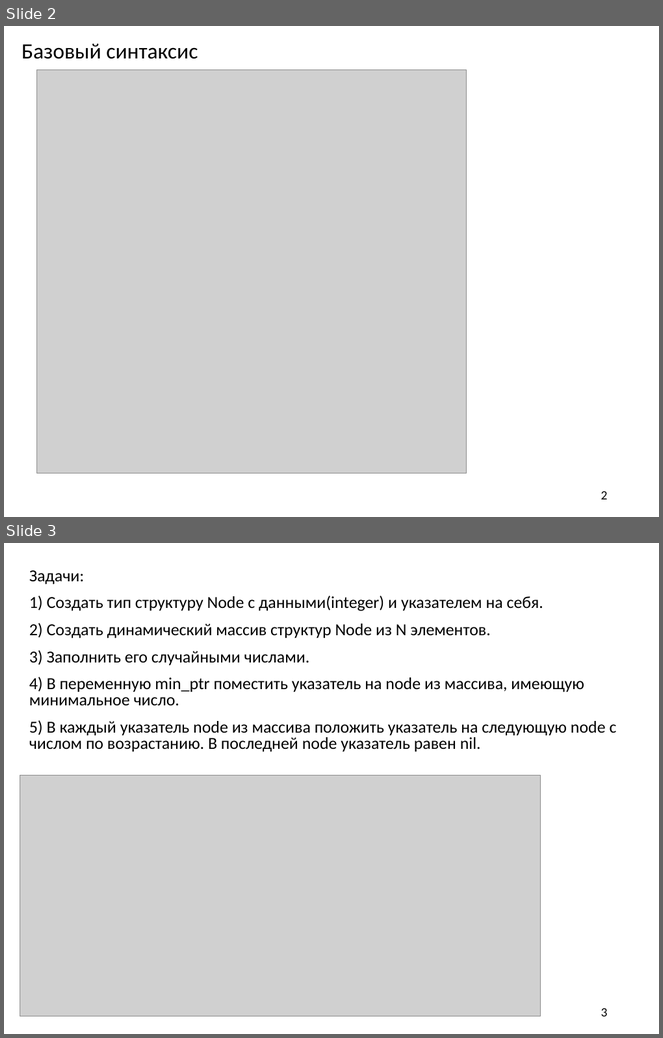
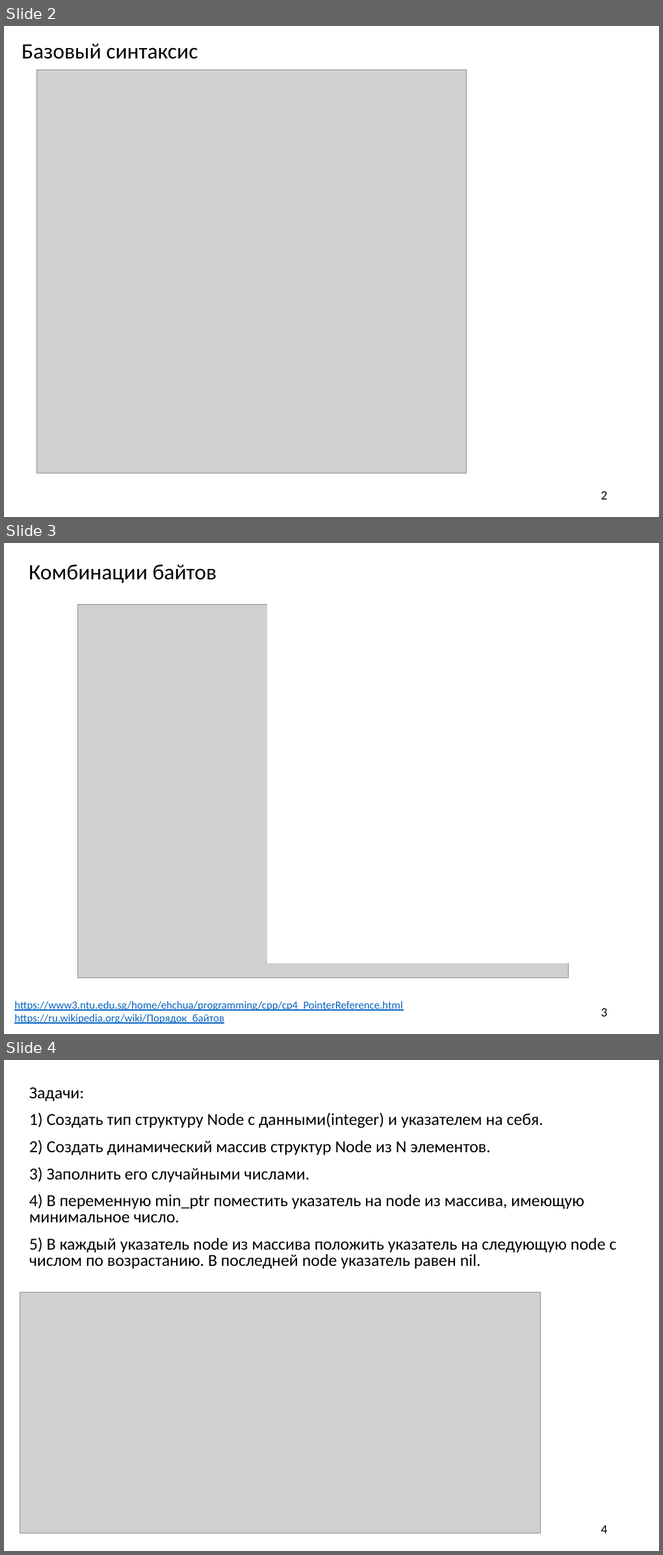
Before and after one commit to AleksandrVakulenko/Pascal_lectures, a slide deck: 5. Pointer/_5. Pointer.pptx. Shown one above the other, each under a label of ours: slides 2 and 3 before the commit, slides 2, 3 and 4 after it. The pictures are 663x1038 and 663x1555 pixels, drawn with LibreOffice and Linux fonts; fonts in the diff are those of the drawing; grey boxes stand for pictures. Boxes give left, top, right and bottom in pixels: in the first picture for what was removed or moved away, otherwise in the second. Text is boxed around its words. In the diff, an @@ line names an element or a change of style, - is before the commit and + after.

```diff
--- a/5. Pointer/_5. Pointer.pptx
+++ b/5. Pointer/_5. Pointer.pptx
@@ slide 3 added at bbox=[4, 543, 659, 1034], background #FFFFFF @@
@@ text added at bbox=[29, 564, 217, 583], 24 pt, text #000000 @@
+Комбинации байтов
@@ rectangle added at bbox=[267, 600, 585, 963], fill #FFFFFF, outline #FFFFFF 1 pt @@
@@ picture added at bbox=[78, 605, 569, 978] @@
@@ text added at bbox=[14, 1001, 403, 1024], 12 pt, text #0563C1, underline @@
+https://www3.ntu.edu.sg/home/ehchua/programming/cpp/cp4_PointerReference.html
+https://ru.wikipedia.org/wiki/Порядок_байтов
@@ page number added at bbox=[601, 1008, 608, 1017], 14 pt, text #000000 @@
+3
@@ what was slide 3 is now slide 4 @@
@@ page number at bbox=[601, 1525, 608, 1534]: text changed @@
-3
+4
```
Also in this commit, not shown: 2 other files.
